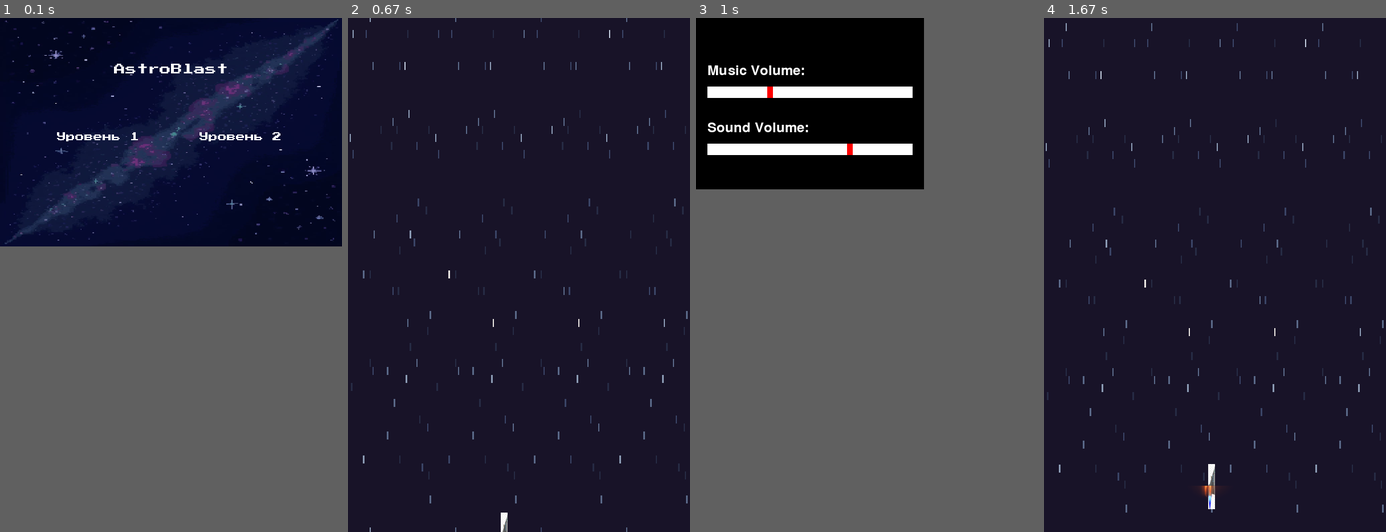
Above: before the commit, frames 1-4 (left to right).
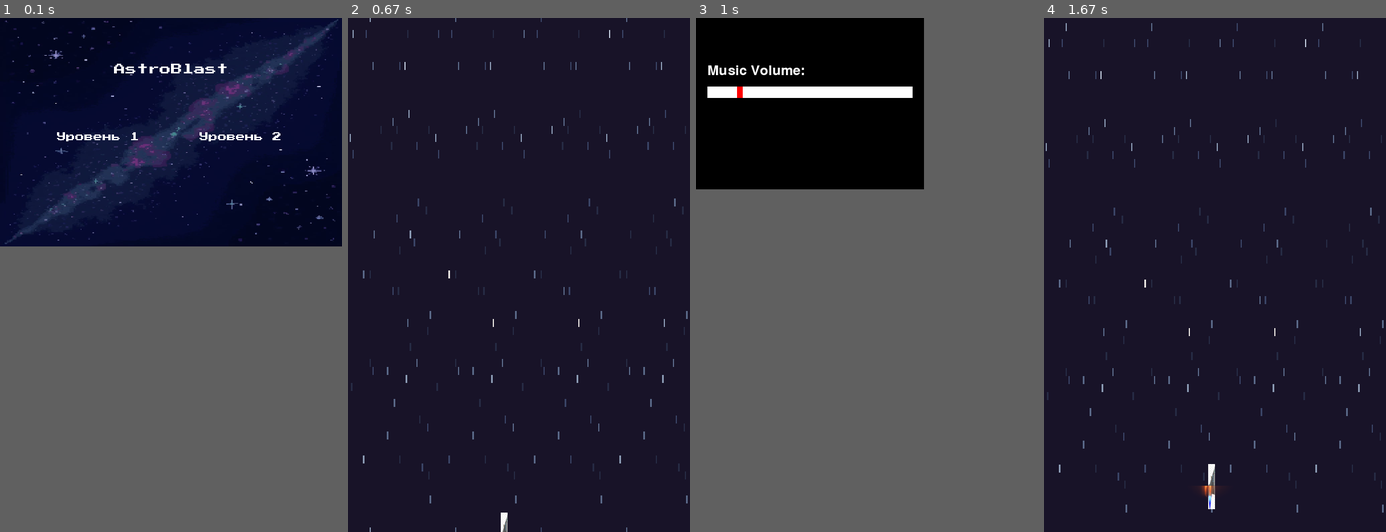
Above: after the commit, the same moments.

Repository: ArxIIdoL/Pygame_Project_Yandex_Luceum
Game: pygame game, started from main.py
Two runs of this game, one before a commit and one after it. Both use one fixed random seed, a clock stepped at 60 frames per second and the inputs below.
Inputs (mouse positions are in pixels of both pictures, inside the frame that each line leads up to):
- Up to frame 1 (0.1 s): no input
- Up to frame 2 (0.67 s): click (443, 136) at 0.38 s
- Up to frame 3 (1 s): tap Esc at 0.67 s
- Up to frame 4 (1.67 s): tap Esc at 1 s; hold D from 1.33 s (still down); tap Space at 1.4 s

Frames 1-2 are identical in both runs. In frame 3, 1.7% of the frame differs, in the area x 3-64%, y 13-27%; in frame 4, nothing differs.

Commit message:
Баг с текстурами снарядов и космического корабля(Теперь я добавил звуковые эффекты и новую музыку + начал делать класс интерфейса) Баг с меню

Diff:
--- a/background tests.py
+++ b/background tests.py
@@ -1,338 +1,338 @@
-import os
-import sys
+# import os
+# import sys
+#
+# import pygame
+#
+# # Константы
+# SCREEN_WIDTH_LEVEL, SCREEN_HEIGHT_LEVEL = 600, 900
+# FPS, CLOCK, SCROLL_SPEED = 60, pygame.time.Clock(), 0.4
+#
+#
+# class AnimatedSprite(pygame.sprite.Sprite):
+#     def __init__(self, sheet, columns, rows, x, y):
+#         super().__init__()
+#         self.frames = []
+#         self.cut_sheet(sheet, columns, rows)
+#         self.cur_frame = 0
+#         self.image = self.frames[self.cur_frame]
+#         self.rect = self.image.get_rect(topleft=(x, y))
+#
+#     def cut_sheet(self, sheet, columns, rows):
+#         frame_width = sheet.get_width() // columns
+#         frame_height = sheet.get_height() // rows
+#         for j in range(rows):
+#             for i in range(columns):
+#                 frame_location = (frame_width * i, frame_height * j)
+#                 self.frames.append(sheet.subsurface(pygame.Rect(
+#                     frame_location, (frame_width, frame_height))))
+#
+#     def update(self):
+#         self.cur_frame = (self.cur_frame + 1) % len(self.frames)
+#         self.image = self.frames[self.cur_frame]
+#
+#
+# class Ship(AnimatedSprite):
+#     def __init__(self, x, y):
+#         sheet = pygame.image.load("data/image/sprites/ship.png").convert_alpha()
+#         super().__init__(sheet, 4, 1, x, y)
+#         self.sound_of_shot = pygame.mixer.Sound("data/music/shot.wav")
+#         self.sound_of_shot.set_volume(0.12)
+#         self.bullets = []
+#         self.last_shot_time = 0
+#         self.shoot_delay = 175
+#
+#         # Параметры для эффекта вылета
+#         self.is_flying_in = True
+#         self.fly_in_speed = 2  # Скорость вылета
+#         self.target_y = 700  # Конечная позиция корабля (где он должен остановиться)
+#
+#         # Устанавливаем начальную позицию
+#         self.rect.y = 900  # Начинаем из нижней части экрана
+#
+#     def move(self, dx, dy):
+#         self.rect.x += dx
+#         self.rect.y += dy
+#         self.rect.x = max(0, min(self.rect.x, 600 - self.rect.width))
+#         self.rect.y = max(0, min(self.rect.y, 900 - self.rect.height))
+#
+#     def shoot(self, current_time):
+#         if current_time - self.last_shot_time > self.shoot_delay:
+#             self.sound_of_shot.play()
+#             bullet = Bullet(self.rect.centerx, self.rect.top)
+#             self.bullets.append(bullet)
+#             self.last_shot_time = current_time
+#
+#     def update(self):
+#         if self.is_flying_in:
+#             # Поднимаем корабль из-за нижней границы экрана
+#             if self.rect.y > self.target_y:
+#                 self.rect.y -= self.fly_in_speed
+#             else:
+#                 self.is_flying_in = False  # Остановить эффект вылета
+#         super().update()
+#
+#
+# class Bullet(AnimatedSprite):
+#     def __init__(self, x, y):
+#         sheet = pygame.transform.scale(load_image('sprites/bullet 1.png'), (100, 100))
+#         # = pygame.image.load("data/image/sprites/bullet 1.png").convert_alpha()
+#         super().__init__(sheet, 4, 1, x, y)
+#         self.bullet_speed = 1.7
+#
+#         # Поворачиваем каждый кадр на 90 градусов влево
+#         self.frames = [pygame.transform.rotate(frame, 90) for frame in self.frames]
+#         self.image = self.frames[self.cur_frame]
+#         self.rect = self.image.get_rect(center=self.rect.center)
+#
+#     def move(self):
+#         self.rect.y -= self.bullet_speed
+#
+#
+# class BackgroundManager:
+#     def __init__(self, screen, backgrounds):
+#         self.screen, self.backgrounds = screen, backgrounds
+#         self.bg_count = len(backgrounds)
+#         self.y_offsets = [i * SCREEN_HEIGHT_LEVEL for i in range(self.bg_count)]  # Смещение для каждого фона
+#
+#     def update_and_draw(self):
+#         # Двигаем фоны вниз
+#         for i in range(self.bg_count):
+#             self.y_offsets[i] += SCROLL_SPEED
+#             # Если фон уходит вниз, сбрасываем его на верхнюю позицию
+#             if self.y_offsets[i] >= SCREEN_HEIGHT_LEVEL:
+#                 self.y_offsets[i] = (self.y_offsets[i] - SCREEN_HEIGHT_LEVEL * self.bg_count)
+#         # Очищаем экран перед новой отрисовкой
+#         self.screen.fill((0, 0, 0))  # Черный фон
+#         # Отображаем фоны
+#         for i in range(self.bg_count):
+#             self.screen.blit(self.backgrounds[i], (0, self.y_offsets[i]))
+#
+#
+# class Interface:
+#     def __init__(self):
+#         self.full_heart = pygame.transform.scale(load_image(''), (60, 50))
+#         self.spent_heart = pygame.transform.scale(load_image(''), (60, 50))
+#         # self.player_health = 3
+#         self.hp_bar = [True] * 3  # Список справа на лево полное ли сердце
+#
+#     def draw_hp_bar(self):
+#         pass
+#         # for full_heart in self.hp_bar[::-1]:
+#
+#     def change_health(self, take_damage=True):
+#         try:
+#             if take_damage:
+#                 self.hp_bar[self.hp_bar.index(True)] = False
+#             else:
+#                 self.hp_bar[self.hp_bar.index(False)] = True
+#         except ValueError:  # Если повышение или понижение хп превысит границы
+#             return
+#         self.draw_hp_bar()
+#
+#
+# def load_image(name, colorkey=None):
+#     fullname = os.path.join('data/image', name)
+#     if not os.path.isfile(fullname):
+#         print(f"Файл с изображением '{fullname}' не найден")
+#         sys.exit()
+#     image = pygame.image.load(fullname)
+#     if colorkey is not None:
+#         image = image.convert()
+#         if colorkey == -1:
+#             colorkey = image.get_at((0, 0))
+#         image.set_colorkey(colorkey)
+#     else:
+#         image = image.convert_alpha()
+#     return image
+#
+#
+# def load_music(type):
+#     fullname = os.path.join('data/music', type)
+#     if not os.path.isfile(fullname):
+#         print(f"Файл с музыкой '{fullname}' не найден")
+#         sys.exit()
+#     return fullname
+#
+#
+# def load_font(size):
+#     fullname = os.path.join('data', 'font/PressStart2P-Regular.ttf')
+#     if not os.path.isfile(fullname):
+#         print(f"Файл с шрифтом '{fullname}' не найден")
+#         sys.exit()
+#     font = pygame.font.Font(fullname, size)
+#     return font
+#
+#
+# def terminate():
+#     pygame.quit()
+#     sys.exit()
+#
+#
+# def start_screen(screen_size):
+#     global FPS
+#     pygame.init()
+#     screen = pygame.display.set_mode(screen_size)
+#     # Музыка
+#     pygame.mixer.init()
+#     pygame.mixer.music.load(load_music('start music background.mp3'))
+#     pygame.mixer.music.set_volume(0.15)
+#     pygame.mixer.music.play(loops=-1, fade_ms=3 * 1000)
+#     pygame.display.set_icon(load_image('icon.jpg'))
+#     pygame.display.set_caption('AstroBlast')
+#     fon = pygame.transform.scale(load_image('backgrounds image/first_screen_background.jpg'), screen_size)
+#     screen.blit(fon, (0, 0))
+#     # Название игры
+#     font = load_font(20)
+#     string_rendered = font.render("AstroBlast", 1, pygame.Color('White'))
+#     intro_rect = string_rendered.get_rect()
+#     intro_rect.top, intro_rect.x = 80, 200
+#     screen.blit(string_rendered, intro_rect)
+#     # Уровни
+#     font = load_font(16)
+#     for x, text in zip((100, 350), ("Уровень 1", "Уровень 2")):
+#         string_rendered = font.render(text, 1, pygame.Color('White'))
+#         intro_rect = string_rendered.get_rect()
+#         intro_rect.top, intro_rect.x = 200, x
+#         screen.blit(string_rendered, intro_rect)
+#     while True:
+#         for event in pygame.event.get():
+#             if event.type == pygame.QUIT:
+#                 terminate()
+#             elif event.type == pygame.MOUSEBUTTONDOWN:
+#                 if 94 <= event.pos[0] <= 246 and 194 <= event.pos[1] <= 217:  # Окрытие уровня 1
+#                     level_one()
+#                 elif 342 <= event.pos[0] <= 500 and 194 <= event.pos[1] <= 217:  # Открытие уровня 2
+#                     level_two()
+#         pygame.display.flip()
+#         CLOCK.tick(FPS)
+#
+#
+# def level_one():
+#     global CLOCK
+#     global FPS
+#     # Инициализируем Pygame
+#     pygame.init()
+#     pygame.mixer.music.load(load_music('music in lvl 1.mp3'))
+#     pygame.mixer.music.set_volume(0.15)
+#     pygame.mixer.music.play(loops=-1, fade_ms=1 * 1000)
+#     # Создаем окно
+#     os.environ['SDL_VIDEO_WINDOW_POS'] = '%i,%i' % (0, 0)
+#     os.environ['SDL_VIDEO_CENTERED'] = '0'
+#     screen = pygame.display.set_mode((SCREEN_WIDTH_LEVEL, SCREEN_HEIGHT_LEVEL))
+#     # Загружаем фоны
+#     backgrounds = []
+#     for i in range(5):
+#         filename = f'data/image/backgrounds image/level 1/Space_Stars.png'
+#         bg = pygame.transform.scale(pygame.image.load(filename), (SCREEN_WIDTH_LEVEL, SCREEN_HEIGHT_LEVEL))
+#         backgrounds.append(bg)
+#     # Создаем объект менеджера фонов
+#     background_manager = BackgroundManager(screen, backgrounds)
+#     # Вычисляем начальную позицию по центру экрана
+#     ship_x = (600 - 64) // 2  # 64 - ширина корабля (предположим, что корабль имеет ширину 64 пикселя)
+#     ship = Ship(ship_x, 900)  # Начинаем из нижней части экрана
+#     # Основной игровой цикл
+#     while True:
+#         current_time = pygame.time.get_ticks()
+#         for event in pygame.event.get():
+#             if event.type == pygame.QUIT:
+#                 terminate()
+#         background_manager.update_and_draw()  # Обновляем и отрисовываем фон
+#         keys = pygame.key.get_pressed()
+#         ship_speed = 1.2
+#         if keys[pygame.K_a]:
+#             ship.move(-ship_speed, 0)
+#         if keys[pygame.K_d]:
+#             ship.move(ship_speed, 0)
+#         if keys[pygame.K_w]:
+#             ship.move(0, -ship_speed)
+#         if keys[pygame.K_s]:
+#             ship.move(0, ship_speed)
+#         if keys[pygame.K_SPACE]:
+#             ship.shoot(current_time)
+#         for bullet in ship.bullets:
+#             bullet.move()
+#             if bullet.rect.y < 0:  # Проверяем, вышла ли пуля за верхнюю границу
+#                 ship.bullets.remove(bullet)
+#         ship.update()
+#         screen.blit(ship.image, ship.rect.topleft)
+#         for bullet in ship.bullets:
+#             bullet.update()
+#             screen.blit(bullet.image, bullet.rect.topleft)
+#         pygame.display.flip()  # Обновляем дисплей
+#         CLOCK.tick(FPS)
+#
+#
+# def level_two():
+#     print('WIP: level_two')
+#
+#
+# if __name__ == '__main__':
+#     start_screen((600, 400))
+
+
+
+
+
+
+
+
+
+
+
+
+
+
+
+
+
+
+
 
 import pygame
 
-# Константы
-SCREEN_WIDTH_LEVEL, SCREEN_HEIGHT_LEVEL = 600, 900
-FPS, CLOCK, SCROLL_SPEED = 60, pygame.time.Clock(), 0.4
-
-
-class AnimatedSprite(pygame.sprite.Sprite):
-    def __init__(self, sheet, columns, rows, x, y):
-        super().__init__()
-        self.frames = []
-        self.cut_sheet(sheet, columns, rows)
-        self.cur_frame = 0
-        self.image = self.frames[self.cur_frame]
-        self.rect = self.image.get_rect(topleft=(x, y))
-
-    def cut_sheet(self, sheet, columns, rows):
-        frame_width = sheet.get_width() // columns
-        frame_height = sheet.get_height() // rows
-        for j in range(rows):
-            for i in range(columns):
-                frame_location = (frame_width * i, frame_height * j)
-                self.frames.append(sheet.subsurface(pygame.Rect(
-                    frame_location, (frame_width, frame_height))))
-
-    def update(self):
-        self.cur_frame = (self.cur_frame + 1) % len(self.frames)
-        self.image = self.frames[self.cur_frame]
-
-
-class Ship(AnimatedSprite):
-    def __init__(self, x, y):
-        sheet = pygame.image.load("data/image/sprites/ship.png").convert_alpha()
-        super().__init__(sheet, 4, 1, x, y)
-        self.sound_of_shot = pygame.mixer.Sound("data/music/shot.wav")
-        self.sound_of_shot.set_volume(0.12)
-        self.bullets = []
-        self.last_shot_time = 0
-        self.shoot_delay = 175
-
-        # Параметры для эффекта вылета
-        self.is_flying_in = True
-        self.fly_in_speed = 2  # Скорость вылета
-        self.target_y = 700  # Конечная позиция корабля (где он должен остановиться)
-
-        # Устанавливаем начальную позицию
-        self.rect.y = 900  # Начинаем из нижней части экрана
-
-    def move(self, dx, dy):
-        self.rect.x += dx
-        self.rect.y += dy
-        self.rect.x = max(0, min(self.rect.x, 600 - self.rect.width))
-        self.rect.y = max(0, min(self.rect.y, 900 - self.rect.height))
-
-    def shoot(self, current_time):
-        if current_time - self.last_shot_time > self.shoot_delay:
-            self.sound_of_shot.play()
-            bullet = Bullet(self.rect.centerx, self.rect.top)
-            self.bullets.append(bullet)
-            self.last_shot_time = current_time
-
-    def update(self):
-        if self.is_flying_in:
-            # Поднимаем корабль из-за нижней границы экрана
-            if self.rect.y > self.target_y:
-                self.rect.y -= self.fly_in_speed
-            else:
-                self.is_flying_in = False  # Остановить эффект вылета
-        super().update()
-
-
-class Bullet(AnimatedSprite):
-    def __init__(self, x, y):
-        sheet = pygame.transform.scale(load_image('sprites/bullet 1.png'), (100, 100))
-        # = pygame.image.load("data/image/sprites/bullet 1.png").convert_alpha()
-        super().__init__(sheet, 4, 1, x, y)
-        self.bullet_speed = 1.7
-
-        # Поворачиваем каждый кадр на 90 градусов влево
-        self.frames = [pygame.transform.rotate(frame, 90) for frame in self.frames]
-        self.image = self.frames[self.cur_frame]
-        self.rect = self.image.get_rect(center=self.rect.center)
-
-    def move(self):
-        self.rect.y -= self.bullet_speed
-
-
-class BackgroundManager:
-    def __init__(self, screen, backgrounds):
-        self.screen, self.backgrounds = screen, backgrounds
-        self.bg_count = len(backgrounds)
-        self.y_offsets = [i * SCREEN_HEIGHT_LEVEL for i in range(self.bg_count)]  # Смещение для каждого фона
-
-    def update_and_draw(self):
-        # Двигаем фоны вниз
-        for i in range(self.bg_count):
-            self.y_offsets[i] += SCROLL_SPEED
-            # Если фон уходит вниз, сбрасываем его на верхнюю позицию
-            if self.y_offsets[i] >= SCREEN_HEIGHT_LEVEL:
-                self.y_offsets[i] = (self.y_offsets[i] - SCREEN_HEIGHT_LEVEL * self.bg_count)
-        # Очищаем экран перед новой отрисовкой
-        self.screen.fill((0, 0, 0))  # Черный фон
-        # Отображаем фоны
-        for i in range(self.bg_count):
-            self.screen.blit(self.backgrounds[i], (0, self.y_offsets[i]))
-
-
-class Interface:
-    def __init__(self):
-        self.full_heart = pygame.transform.scale(load_image(''), (60, 50))
-        self.spent_heart = pygame.transform.scale(load_image(''), (60, 50))
-        # self.player_health = 3
-        self.hp_bar = [True] * 3  # Список справа на лево полное ли сердце
-
-    def draw_hp_bar(self):
-        pass
-        # for full_heart in self.hp_bar[::-1]:
-
-    def change_health(self, take_damage=True):
-        try:
-            if take_damage:
-                self.hp_bar[self.hp_bar.index(True)] = False
-            else:
-                self.hp_bar[self.hp_bar.index(False)] = True
-        except ValueError:  # Если повышение или понижение хп превысит границы
-            return
-        self.draw_hp_bar()
-
-
-def load_image(name, colorkey=None):
-    fullname = os.path.join('data/image', name)
-    if not os.path.isfile(fullname):
-        print(f"Файл с изображением '{fullname}' не найден")
-        sys.exit()
-    image = pygame.image.load(fullname)
-    if colorkey is not None:
-        image = image.convert()
-        if colorkey == -1:
-            colorkey = image.get_at((0, 0))
-        image.set_colorkey(colorkey)
-    else:
-        image = image.convert_alpha()
-    return image
-
-
-def load_music(type):
-    fullname = os.path.join('data/music', type)
-    if not os.path.isfile(fullname):
-        print(f"Файл с музыкой '{fullname}' не найден")
-        sys.exit()
-    return fullname
-
-
-def load_font(size):
-    fullname = os.path.join('data', 'font/PressStart2P-Regular.ttf')
-    if not os.path.isfile(fullname):
-        print(f"Файл с шрифтом '{fullname}' не найден")
-        sys.exit()
-    font = pygame.font.Font(fullname, size)
-    return font
-
-
-def terminate():
-    pygame.quit()
-    sys.exit()
-
-
-def start_screen(screen_size):
-    global FPS
-    pygame.init()
-    screen = pygame.display.set_mode(screen_size)
-    # Музыка
-    pygame.mixer.init()
-    pygame.mixer.music.load(load_music('start music background.mp3'))
-    pygame.mixer.music.set_volume(0.15)
-    pygame.mixer.music.play(loops=-1, fade_ms=3 * 1000)
-    pygame.display.set_icon(load_image('icon.jpg'))
-    pygame.display.set_caption('AstroBlast')
-    fon = pygame.transform.scale(load_image('backgrounds image/first_screen_background.jpg'), screen_size)
-    screen.blit(fon, (0, 0))
-    # Название игры
-    font = load_font(20)
-    string_rendered = font.render("AstroBlast", 1, pygame.Color('White'))
-    intro_rect = string_rendered.get_rect()
-    intro_rect.top, intro_rect.x = 80, 200
-    screen.blit(string_rendered, intro_rect)
-    # Уровни
-    font = load_font(16)
-    for x, text in zip((100, 350), ("Уровень 1", "Уровень 2")):
-        string_rendered = font.render(text, 1, pygame.Color('White'))
-        intro_rect = string_rendered.get_rect()
-        intro_rect.top, intro_rect.x = 200, x
-        screen.blit(string_rendered, intro_rect)
-    while True:
-        for event in pygame.event.get():
-            if event.type == pygame.QUIT:
-                terminate()
-            elif event.type == pygame.MOUSEBUTTONDOWN:
-                if 94 <= event.pos[0] <= 246 and 194 <= event.pos[1] <= 217:  # Окрытие уровня 1
-                    level_one()
-                elif 342 <= event.pos[0] <= 500 and 194 <= event.pos[1] <= 217:  # Открытие уровня 2
-                    level_two()
-        pygame.display.flip()
-        CLOCK.tick(FPS)
-
-
-def level_one():
-    global CLOCK
-    global FPS
-    # Инициализируем Pygame
-    pygame.init()
-    pygame.mixer.music.load(load_music('music in lvl 1.mp3'))
-    pygame.mixer.music.set_volume(0.15)
-    pygame.mixer.music.play(loops=-1, fade_ms=1 * 1000)
-    # Создаем окно
-    os.environ['SDL_VIDEO_WINDOW_POS'] = '%i,%i' % (0, 0)
-    os.environ['SDL_VIDEO_CENTERED'] = '0'
-    screen = pygame.display.set_mode((SCREEN_WIDTH_LEVEL, SCREEN_HEIGHT_LEVEL))
-    # Загружаем фоны
-    backgrounds = []
-    for i in range(5):
-        filename = f'data/image/backgrounds image/level 1/Space_Stars.png'
-        bg = pygame.transform.scale(pygame.image.load(filename), (SCREEN_WIDTH_LEVEL, SCREEN_HEIGHT_LEVEL))
-        backgrounds.append(bg)
-    # Создаем объект менеджера фонов
-    background_manager = BackgroundManager(screen, backgrounds)
-    # Вычисляем начальную позицию по центру экрана
-    ship_x = (600 - 64) // 2  # 64 - ширина корабля (предположим, что корабль имеет ширину 64 пикселя)
-    ship = Ship(ship_x, 900)  # Начинаем из нижней части экрана
-    # Основной игровой цикл
-    while True:
-        current_time = pygame.time.get_ticks()
-        for event in pygame.event.get():
-            if event.type == pygame.QUIT:
-                terminate()
-        background_manager.update_and_draw()  # Обновляем и отрисовываем фон
-        keys = pygame.key.get_pressed()
-        ship_speed = 1.2
-        if keys[pygame.K_a]:
-            ship.move(-ship_speed, 0)
-        if keys[pygame.K_d]:
-            ship.move(ship_speed, 0)
-        if keys[pygame.K_w]:
-            ship.move(0, -ship_speed)
-        if keys[pygame.K_s]:
-            ship.move(0, ship_speed)
-        if keys[pygame.K_SPACE]:
-            ship.shoot(current_time)
-        for bullet in ship.bullets:
-            bullet.move()
-            if bullet.rect.y < 0:  # Проверяем, вышла ли пуля за верхнюю границу
-                ship.bullets.remove(bullet)
-        ship.update()
-        screen.blit(ship.image, ship.rect.topleft)
-        for bullet in ship.bullets:
-            bullet.update()
-            screen.blit(bullet.image, bullet.rect.topleft)
-        pygame.display.flip()  # Обновляем дисплей
-        CLOCK.tick(FPS)
-
-
-def level_two():
-    print('WIP: level_two')
-
-
-if __name__ == '__main__':
-    start_screen((600, 400))
-
-
-
-
-
-
-
-
-
-
-
-
-
-
-
-
-
-
-
-
-# # import pygame
-# #
-# # # Определение цветов
-# # BLACK = (0, 0, 0)
-# # WHITE = (255, 255, 255)
-# # RED = (255, 0, 0)
-# #
-# # # Начальная установка
-# # pygame.init()
-# # screen = pygame.display.set_mode((600, 900))
-# # clock = pygame.time.Clock()
-# #
-# #
-# # class EnergyCharge(object):
-# #     def __init__(self, x, y, width, height):
-# #         self.x = x
-# #         self.y = y
-# #         self.width = width
-# #         self.height = height
-# #         self.color = RED
-# #
-# #     def draw(self, surface):
-# #         rect = pygame.Rect(self.x, self.y, self.width, self.height)
-# #         pygame.draw.rect(surface, self.color, rect)
-# #
-# #
-# # # # Создание спрайта энергетического заряда
-# # # energy_charge = EnergyCharge(100, 100, 8, 35)
-# #
-# #
-# # # Основной цикл игры
-# # running = True
-# # while running:
-# #     for event in pygame.event.get():
-# #         if event.type == pygame.QUIT:
-# #             running = False
-# #
-# #     screen.fill(BLACK)
-# #     rect = pygame.Rect(600 - 180, 50, 180, 50)
-# #     pygame.draw.rect(screen, 'Red', rect)
-# #     rect = pygame.Rect(300, 700, 50, 90)
-# #     pygame.draw.rect(screen, 'white', rect)
-# #
-# #     pygame.display.flip()
-# #     clock.tick(60)
+# Определение цветов
+BLACK = (0, 0, 0)
+WHITE = (255, 255, 255)
+RED = (255, 0, 0)
+
+# Начальная установка
+pygame.init()
+screen = pygame.display.set_mode((600, 900))
+clock = pygame.time.Clock()
+
+
+class EnergyCharge(object):
+    def __init__(self, x, y, width, height):
+        self.x = x
+        self.y = y
+        self.width = width
+        self.height = height
+        self.color = RED
+
+    def draw(self, surface):
+        rect = pygame.Rect(self.x, self.y, self.width, self.height)
+        pygame.draw.rect(surface, self.color, rect)
+
+
+# # Создание спрайта энергетического заряда
+# energy_charge = EnergyCharge(100, 100, 8, 35)
+
+
+# Основной цикл игры
+running = True
+while running:
+    for event in pygame.event.get():
+        if event.type == pygame.QUIT:
+            running = False
+
+    screen.fill(BLACK)
+    rect = pygame.Rect(600 - 180, 50, 180, 50)
+    pygame.draw.rect(screen, 'Red', rect)
+    rect = pygame.Rect(300, 700, 50, 90)
+    pygame.draw.rect(screen, 'white', rect)
+
+    pygame.display.flip()
+    clock.tick(60)
 # def change_health(take_damage=True):
 #     global hp_bar
 #     try:
--- a/main.py
+++ b/main.py
@@ -165,8 +165,7 @@
     # Функция для загрузки сохраненного состояния уровня.
     try:
         with open("data/current state of the game/game_state.pkl", "rb") as file:
-            saved_state = pickle.load(file)
-            level_function.__dict__.update(saved_state)
+            level_function.__dict__.update(pickle.load(file))
     except FileNotFoundError:
         pass  # Игры нет, ничего не делаем
 
@@ -225,6 +224,7 @@
 
 
 def menu():
+    global music_volume
     # Размеры окна меню
     menu_widht, menu_height = 400, 300
     # Создание окна меню
@@ -237,17 +237,14 @@
     font = pygame.font.Font(None, 36)
     # Надписи
     music_text = font.render("Music Volume:", True, (255, 255, 255))
-    sound_text = font.render("Sound Volume:", True, (255, 255, 255))
+
+    # sound_text = font.render("Sound Volume:", True, (255, 255, 255))
 
     # Ползунки для регулировки громкости
     def draw_slider(surf, x, y, w, h, color, value):
         pygame.draw.rect(surf, color, (x, y, w, h))
         handle_x = int(x + (w - 10) * value / 100)
         pygame.draw.rect(surf, (255, 0, 0), (handle_x, y, 10, h))
-
-    # Переменные для хранения текущей громкости музыки и звуков
-    music_volume = 30  # Начальная громкость музыки
-    sound_volume = 70  # Начальная громкость звуков
 
     running = True
     while running:
@@ -260,19 +257,16 @@
                     if 20 <= mouse_pos[0] <= 380 and 120 <= mouse_pos[1] <= 140:
                         music_volume = int((mouse_pos[0] - 20) / 360 * 100)
                         pygame.mixer.music.set_volume(music_volume / 100)
-                    elif 20 <= mouse_pos[0] <= 380 and 220 <= mouse_pos[1] <= 240:
-                        sound_volume = int((mouse_pos[0] - 20) / 360 * 100)
         # Очистка экрана
         screen_menu.blit(background, (0, 0))
         # Отображение текста
         screen_menu.blit(music_text, (20, 80))
-        screen_menu.blit(sound_text, (20, 180))
         # Рисование ползунков
         draw_slider(screen_menu, 20, 120, 360, 20, (255, 255, 255), music_volume)
-        draw_slider(screen_menu, 20, 220, 360, 20, (255, 255, 255), sound_volume)
         # Обновление дисплея
         pygame.display.flip()
     # Возвращаемся к основному окну игры
+    pygame.display.set_caption("AstroBlast")
     pygame.display.set_mode((SCREEN_WIDTH_LEVEL, SCREEN_HEIGHT_LEVEL))
 
 
@@ -345,4 +339,5 @@
 
 
 if __name__ == '__main__':
+    music_volume = 15
     start_screen((600, 400))
